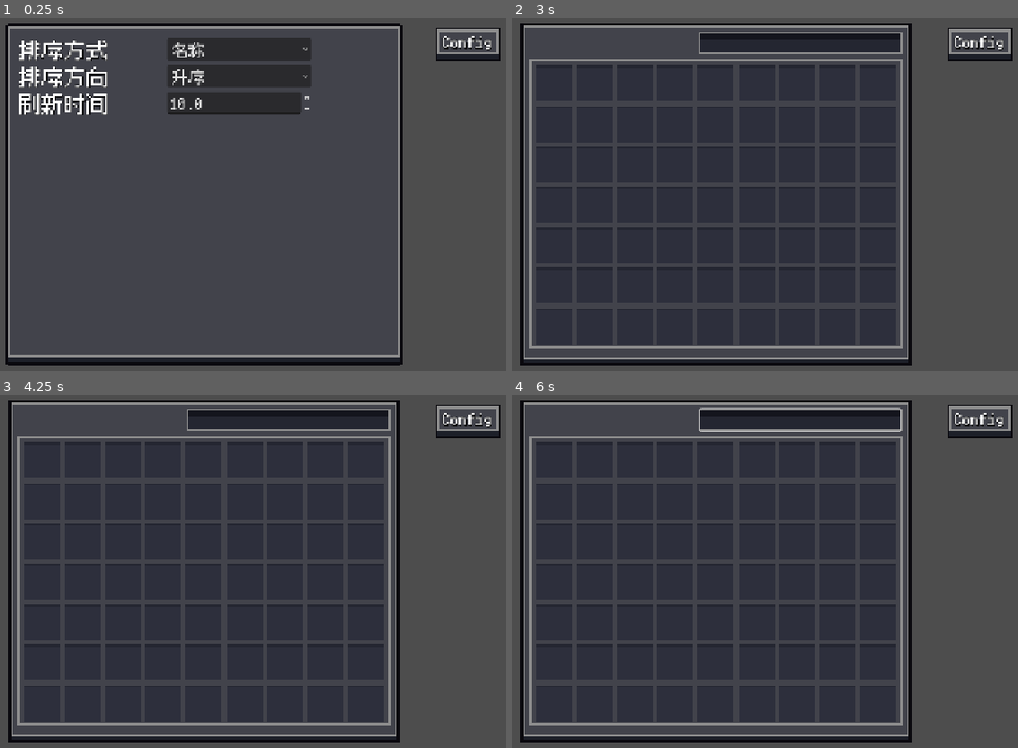
Above: before the commit, frames 1-4 (two rows, left to right).
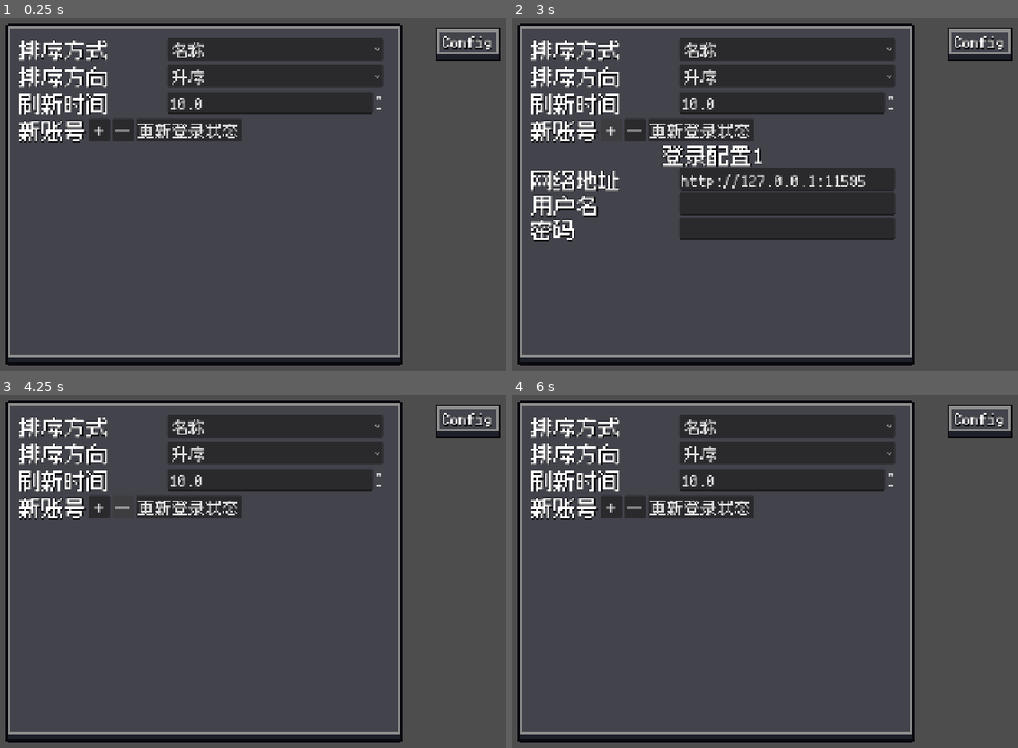
Above: after the commit, the same moments.

Repository: ZhangDaing/ae2online
Game: Godot game, scene res://tscn/main.tscn
Same seed, same stepped clock (60 frames per second), same inputs: the game is played once before the commit and once after it.
Inputs (mouse positions are in pixels of both pictures, inside the frame that each line leads up to; where the layout moved, square brackets give the same spot in the first picture):
- Up to frame 1 (0.25 s): no input
- Up to frame 2 (3 s): click (800, 42) at 0.52 s; type "12" at 0.6 s; click (977, 42) at 1.27 s; click (977, 42) at 2 s; click (613, 130) [977, 42] at 2.75 s
- Up to frame 3 (4.25 s): click (121, 507) at 3.5 s, where only the run after the commit has a clickable "—"
- Up to frame 4 (6 s): click (699, 507) at 4.25 s, where only the run after the commit has a clickable "更新登录状态"; click (785, 426) at 5 s, where only the run after the commit has a clickable "名称"; click (785, 451) at 5.75 s, where only the run after the commit has a clickable "升序"

The runs differ from the first frame. In frame 1, 4.9% of the frame differs, in the area x 3-76%, y 5-36%; in frame 2, 18%, in the area x 1-80%, y 2-99%; in frame 3, 14%; in frame 4, 15%.

Commit message:
实现登录认证

Diff:
--- /dev/null
+++ b/godot/gd/login_config.gd
@@ -0,0 +1,44 @@
+extends VBoxContainer
+
+signal login_succeeded(url:String, token:Dictionary)
+
+@onready var url_input = $UrlInput/LineEdit
+@onready var username_input = $UsernameInput/LineEdit
+@onready var password_input = $PasswordInput/LineEdit
+@onready var http = $HTTPRequest
+
+var _url:String = ""
+var _username:String = ""
+var count = 0
+
+func login() -> void:
+	_url = url_input.text
+	_username = username_input.text
+	var password = password_input.text
+
+	http.request(
+		_url + "/login",
+		[ "Content-Type: application/json" ],
+		HTTPClient.METHOD_POST,
+		JSON.stringify({
+			"username": _username,
+			"password": password
+		}))
+
+
+
+func _on_login_completed(
+	_result: int,
+	response_code: int,
+	_headers: PackedStringArray,
+	body: PackedByteArray
+) -> void:
+	if response_code != 200:
+		print("登录失败，状态码: ", response_code)
+		return
+	var data = JSON.parse_string(body.get_string_from_utf8())
+	var token = {"token": data.get("token", ""),"count": count}
+	if token["token"] == "":
+		print("登录失败：未返回 token")
+		return
+	login_succeeded.emit(_url, token)
--- /dev/null
+++ b/godot/gd/login_container.gd
@@ -0,0 +1,34 @@
+extends VBoxContainer
+
+@onready var LoginCongig = load("res://tscn/login_config.tscn")
+var count = 1
+
+# 转发登录
+signal login_succeeded(url:String, token:Dictionary)
+
+# 添加配置
+func _on_button_pressed() -> void:
+	var login_config = LoginCongig.instantiate()
+	add_child(login_config)
+	login_config.get_node("Label").text = "登录配置" + str(count)
+	login_config.login_succeeded.connect(_on_login_succeeded)
+	login_config.count = count
+	count += 1
+
+# 删除配置
+func _on_button_2_pressed() -> void:
+	if get_child_count() > 0:
+		var last_child = get_child(get_child_count() - 1)
+		remove_child(last_child)
+		last_child.queue_free()
+		count -= 1
+
+# 登录
+func _on_login_button_pressed() -> void:
+	for child in get_children():
+		if child.has_method("login"):
+			child.login()
+
+# 转发信号
+func _on_login_succeeded(url:String, token:Dictionary) -> void:
+	login_succeeded.emit(url, token)
--- a/godot/gd/main.gd
+++ b/godot/gd/main.gd
@@ -4,11 +4,16 @@
 @onready var terminal = $Terminal
 @onready var config = $Config
 @onready var tooltip = $Tooltip
+@onready var login_container = $Config/ConfigWindow/Margin/Scroll/VBox/LoginContainer
 
 func _ready() -> void:
 	# 连接设置信号
 	config.sort_config_changed.connect(terminal.apply_sort_config)
 	config.reflash_time_config_changed.connect(terminal.apply_reflash_time_config)
 
+	# tooltip信号连接
 	terminal.tooltip_on.connect(tooltip.on)
 	terminal.tooltip_off.connect(tooltip.off)
+
+	# 连接登录信号
+	login_container.login_succeeded.connect(terminal.on_login_succeeded)
--- a/godot/gd/terminal.gd
+++ b/godot/gd/terminal.gd
@@ -11,7 +11,9 @@
 # 预加载卡片场景
 const CARD_SCENCE = preload("res://tscn/item.tscn")
 # 后端请求地址
-const BACKEND_URL = "http://127.0.0.1:11595"
+var _url = ""
+var _token:Dictionary = {}
+var connected = false
 
 # 检索文本
 var search_text = ""
@@ -46,11 +48,13 @@
 # 核心函数，请求后端数据
 # 请求数据
 func request_data() -> void:
-	if requesting:
+	if requesting or !connected:
 		return
 	requesting = true
-	var url = BACKEND_URL + "/storage"
-	var error = http_request.request(url)
+	var url = _url + "/storage"
+	var error = http_request.request(url,
+		[ "Authorization: Bearer " + _token.get("token", "") ],
+		HTTPClient.METHOD_GET)
 	if error != OK:
 		requesting = false
 		print("后端请求失败")
@@ -222,3 +226,11 @@
 
 func _on_card_tooltip_off() -> void:
 	tooltip_off.emit()
+
+# 配置登录信号回调
+func on_login_succeeded(url:String, token:Dictionary) -> void:
+	# 登录成功后，刷新数据
+	_url = url
+	_token = token
+	connected = true
+	_refresh()
--- a/godot/tscn/config.tscn
+++ b/godot/tscn/config.tscn
@@ -2,6 +2,7 @@
 
 [ext_resource type="Theme" uid="uid://dl817wlk6v10n" path="res://assest/Dark/Dark_theme.tres" id="1_pcurs"]
 [ext_resource type="Script" uid="uid://c4b74ty0bop4i" path="res://gd/config.gd" id="2_jmvus"]
+[ext_resource type="Script" uid="uid://cp7ey7f8hy4" path="res://gd/login_container.gd" id="3_0hx26"]
 
 [node name="Config" type="Control" unique_id=123868002]
 layout_mode = 3
@@ -90,7 +91,7 @@
 text = "排序方式"
 
 [node name="OptionButton" type="OptionButton" parent="ConfigWindow/Margin/Scroll/VBox/Config1" unique_id=745951048]
-custom_minimum_size = Vector2(256, 0)
+custom_minimum_size = Vector2(384, 0)
 layout_mode = 2
 selected = 0
 item_count = 3
@@ -112,7 +113,7 @@
 text = "排序方向"
 
 [node name="OptionButton" type="OptionButton" parent="ConfigWindow/Margin/Scroll/VBox/Config2" unique_id=135478871]
-custom_minimum_size = Vector2(256, 0)
+custom_minimum_size = Vector2(384, 0)
 layout_mode = 2
 selected = 0
 item_count = 2
@@ -132,7 +133,7 @@
 text = "刷新时间"
 
 [node name="SpinBox" type="SpinBox" parent="ConfigWindow/Margin/Scroll/VBox/Config3" unique_id=1657263537]
-custom_minimum_size = Vector2(256, 0)
+custom_minimum_size = Vector2(384, 0)
 layout_mode = 2
 step = 0.01
 page = 2.0
@@ -141,7 +142,34 @@
 update_on_text_changed = true
 custom_arrow_step = 1.0
 
+[node name="LoginContainer" type="VBoxContainer" parent="ConfigWindow/Margin/Scroll/VBox" unique_id=1142105914]
+layout_mode = 2
+script = ExtResource("3_0hx26")
+
+[node name="AddLogin" type="HBoxContainer" parent="ConfigWindow/Margin/Scroll/VBox/LoginContainer" unique_id=1257045919]
+layout_mode = 2
+
+[node name="Label" type="Label" parent="ConfigWindow/Margin/Scroll/VBox/LoginContainer/AddLogin" unique_id=1935872126]
+layout_mode = 2
+theme_override_font_sizes/font_size = 40
+text = "新账号"
+
+[node name="Button" type="Button" parent="ConfigWindow/Margin/Scroll/VBox/LoginContainer/AddLogin" unique_id=741682306]
+layout_mode = 2
+text = "＋"
+
+[node name="Button2" type="Button" parent="ConfigWindow/Margin/Scroll/VBox/LoginContainer/AddLogin" unique_id=991145999]
+layout_mode = 2
+text = "—"
+
+[node name="LoginButton" type="Button" parent="ConfigWindow/Margin/Scroll/VBox/LoginContainer/AddLogin" unique_id=1707906756]
+layout_mode = 2
+text = "更新登录状态"
+
 [connection signal="pressed" from="ConfigButton/Button" to="." method="_on_button_pressed"]
 [connection signal="item_selected" from="ConfigWindow/Margin/Scroll/VBox/Config1/OptionButton" to="." method="_on_sort_type_selected"]
 [connection signal="item_selected" from="ConfigWindow/Margin/Scroll/VBox/Config2/OptionButton" to="." method="_on_sort_dir_selected"]
 [connection signal="value_changed" from="ConfigWindow/Margin/Scroll/VBox/Config3/SpinBox" to="." method="_on_reflash_time_changed"]
+[connection signal="pressed" from="ConfigWindow/Margin/Scroll/VBox/LoginContainer/AddLogin/Button" to="ConfigWindow/Margin/Scroll/VBox/LoginContainer" method="_on_button_pressed"]
+[connection signal="pressed" from="ConfigWindow/Margin/Scroll/VBox/LoginContainer/AddLogin/Button2" to="ConfigWindow/Margin/Scroll/VBox/LoginContainer" method="_on_button_2_pressed"]
+[connection signal="pressed" from="ConfigWindow/Margin/Scroll/VBox/LoginContainer/AddLogin/LoginButton" to="ConfigWindow/Margin/Scroll/VBox/LoginContainer" method="_on_login_button_pressed"]
--- /dev/null
+++ b/godot/tscn/login_config.tscn
@@ -0,0 +1,59 @@
+[gd_scene format=3 uid="uid://djd1gi13m111h"]
+
+[ext_resource type="Script" uid="uid://dxylxyvqjpfhl" path="res://gd/login_config.gd" id="1_trgwa"]
+
+[node name="LoginConfig" type="VBoxContainer" unique_id=216476065]
+script = ExtResource("1_trgwa")
+
+[node name="Label" type="Label" parent="." unique_id=304587462]
+layout_mode = 2
+size_flags_horizontal = 4
+theme_override_font_sizes/font_size = 40
+text = "账号一"
+
+[node name="UrlInput" type="HBoxContainer" parent="." unique_id=718995421]
+layout_mode = 2
+theme_override_constants/separation = 8
+
+[node name="Label" type="Label" parent="UrlInput" unique_id=1549224367]
+custom_minimum_size = Vector2(256, 0)
+layout_mode = 2
+theme_override_font_sizes/font_size = 40
+text = "网络地址"
+
+[node name="LineEdit" type="TextEdit" parent="UrlInput" unique_id=1603054628]
+custom_minimum_size = Vector2(384, 0)
+layout_mode = 2
+text = "http://127.0.0.1:11595"
+
+[node name="UsernameInput" type="HBoxContainer" parent="." unique_id=1497166406]
+layout_mode = 2
+theme_override_constants/separation = 8
+
+[node name="Label" type="Label" parent="UsernameInput" unique_id=1408294816]
+custom_minimum_size = Vector2(256, 0)
+layout_mode = 2
+theme_override_font_sizes/font_size = 40
+text = "用户名"
+
+[node name="LineEdit" type="TextEdit" parent="UsernameInput" unique_id=1232590756]
+custom_minimum_size = Vector2(384, 0)
+layout_mode = 2
+
+[node name="PasswordInput" type="HBoxContainer" parent="." unique_id=1175809149]
+layout_mode = 2
+theme_override_constants/separation = 8
+
+[node name="Label" type="Label" parent="PasswordInput" unique_id=1715125863]
+custom_minimum_size = Vector2(256, 0)
+layout_mode = 2
+theme_override_font_sizes/font_size = 40
+text = "密码"
+
+[node name="LineEdit" type="TextEdit" parent="PasswordInput" unique_id=289004079]
+custom_minimum_size = Vector2(384, 0)
+layout_mode = 2
+
+[node name="HTTPRequest" type="HTTPRequest" parent="." unique_id=1342480793]
+
+[connection signal="request_completed" from="HTTPRequest" to="." method="_on_login_completed"]
Not shown, added: godot/gd/login_config.gd.uid
Not shown, added: godot/gd/login_container.gd.uid
Not shown, added: src/main/java/com/zhangdaing/ae2online/UI/TokenRegistry.java
Not shown, changed: src/main/java/com/zhangdaing/ae2online/web/TerminalRegistry.java
Not shown, changed: src/main/java/com/zhangdaing/ae2online/web/WebServer.java
